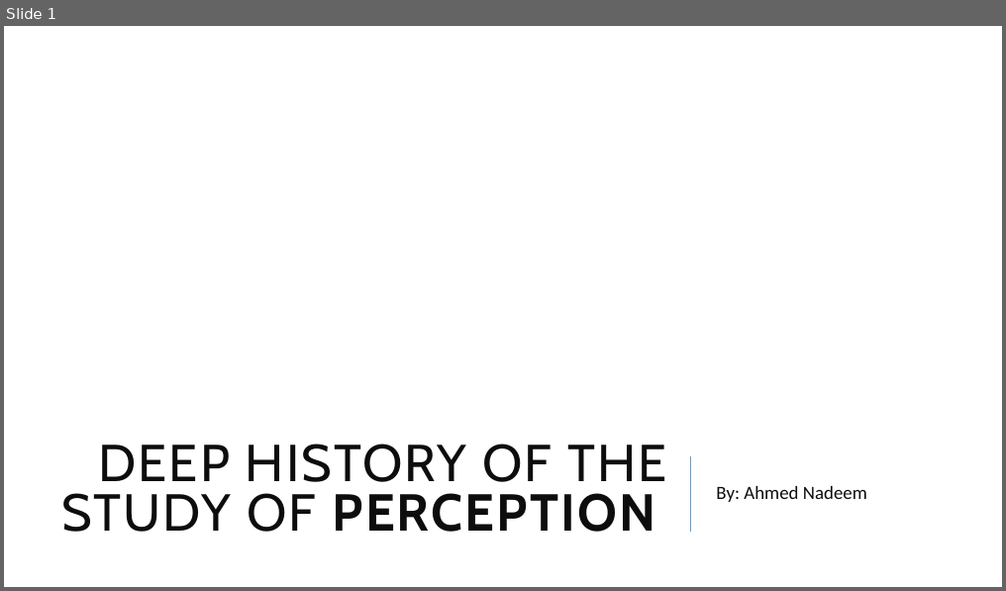
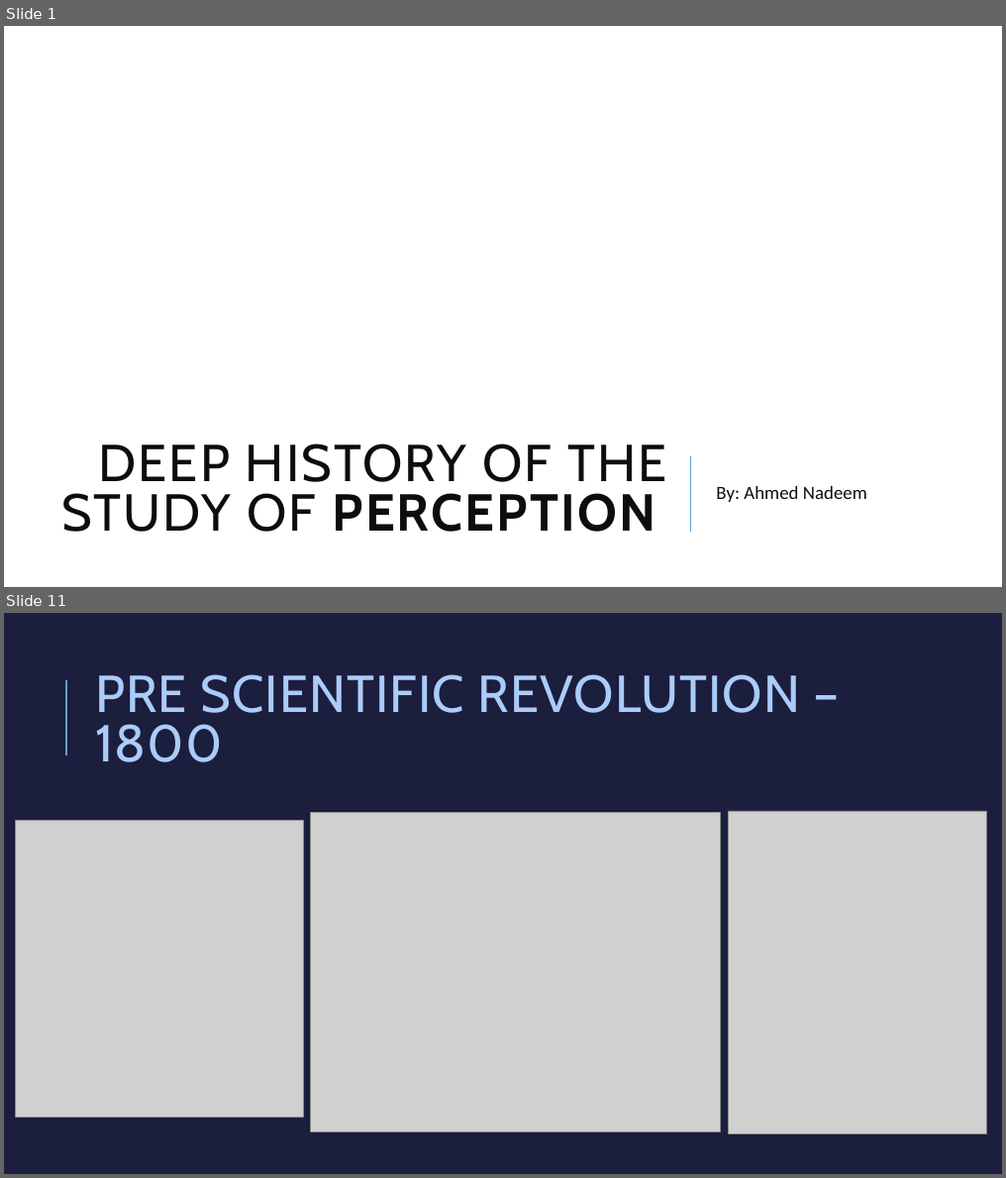
Before and after one commit to aimforbigfoot/biol5081, a slide deck: animalsClass/Deep History Of the field of Perception.pptx. Shown one above the other, each under a label of ours: slide 1 before the commit, slides 1 and 11 after it; the slides between them are not shown. The pictures are 1006x591 and 1006x1178 pixels, drawn with LibreOffice and Linux fonts; fonts in the diff are those of the drawing; grey boxes stand for pictures; background and template pictures are left out. Boxes give left, top, right and bottom in pixels: in the first picture for what was removed or moved away, otherwise in the second. Text is boxed around its words. In the diff, an @@ line names an element or a change of style, - is before the commit and + after.

```diff
--- a/animalsClass/Deep History Of the field of Perception.pptx
+++ b/animalsClass/Deep History Of the field of Perception.pptx
@@ slide 11 added at [4, 613, 1002, 1174], background #1B1E3E @@
@@ line added from (66, 756) to (66, 680), #629DD1 1.5 pt @@
@@ title added at [95, 674, 800, 762], 50 pt, text #ACCBF9 @@
+PRE SCIENTIFIC REVOLUTION – 1800
@@ picture added at [15, 820, 303, 1117] @@
@@ picture added at [311, 813, 721, 1133] @@
@@ picture added at [729, 811, 987, 1134] @@
```
Also in this commit, not shown: 5 slides changed, 11 other slides added.
